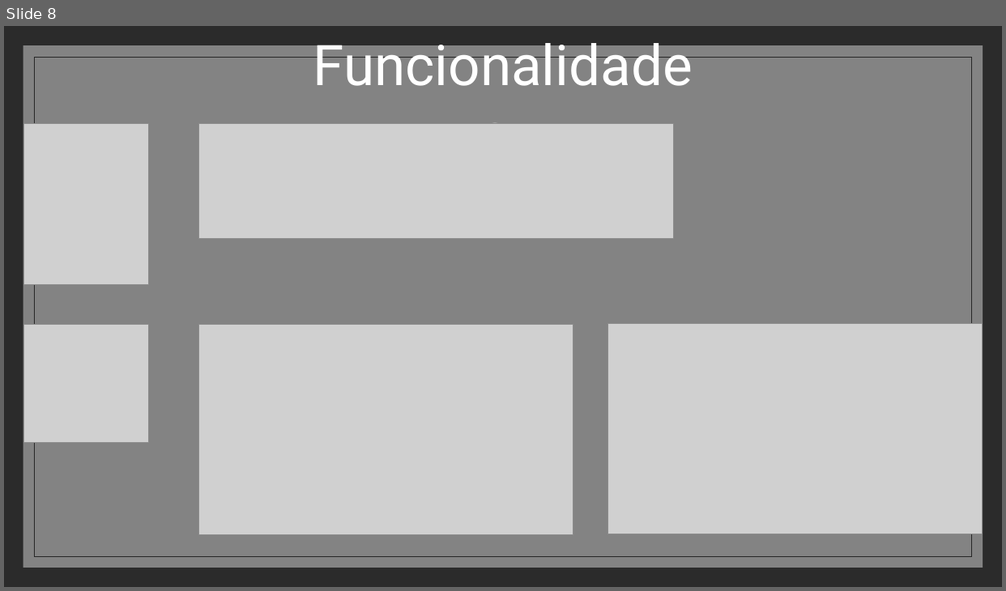
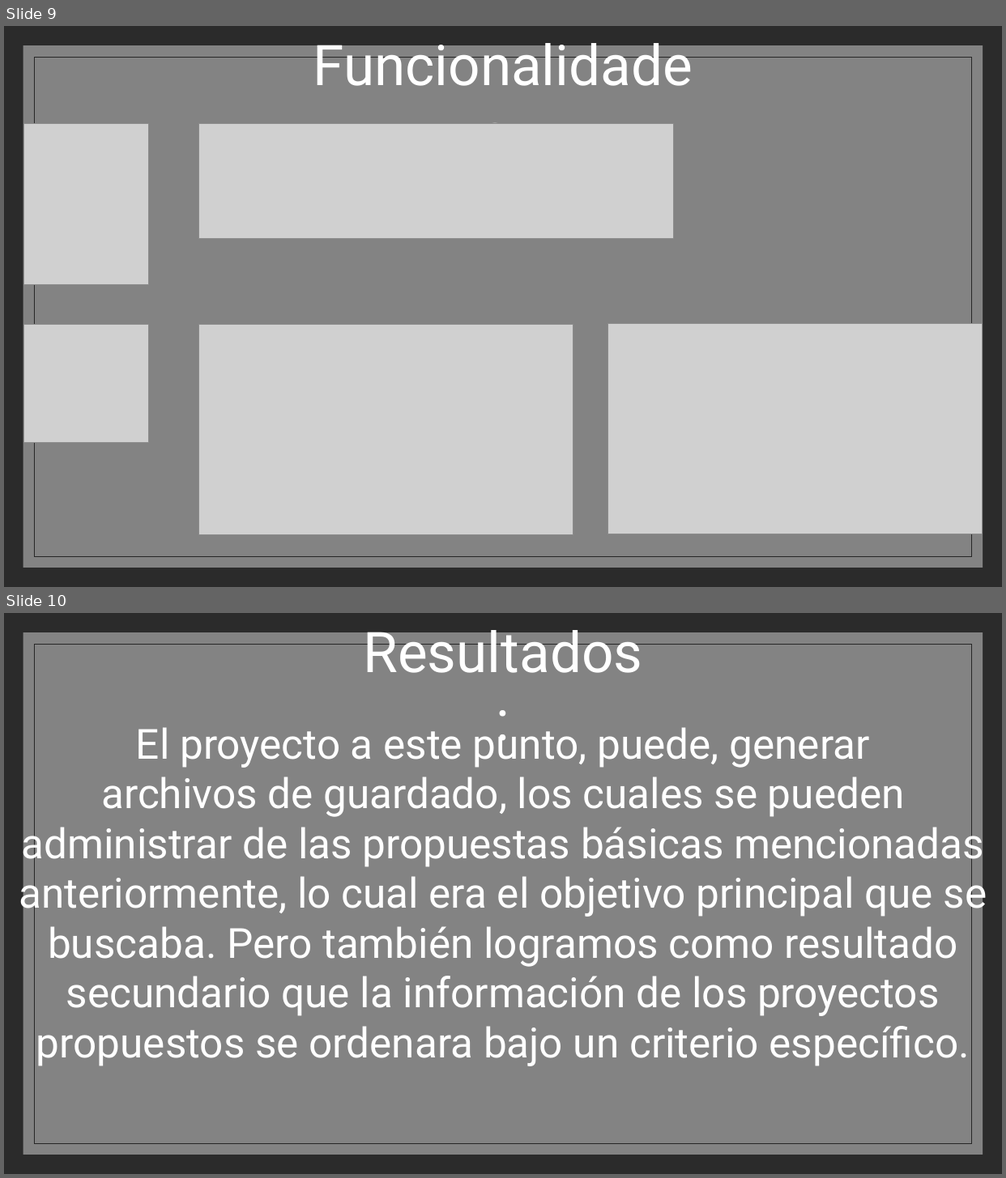
Before and after one commit to SIRVALICIO/TrabajoDeProgramacion, a slide deck: ptimera wpf/Proyecto de semestre.pptx. Shown one above the other, each under a label of ours: slide 8 before the commit, slides 9 and 10 after it. The pictures are 1006x591 and 1006x1178 pixels, drawn with LibreOffice and Linux fonts; fonts in the diff are those of the drawing; grey boxes stand for pictures; background and template pictures are left out; a plain dark background stands for a picture behind light text. Boxes give left, top, right and bottom in pixels: in the first picture for what was removed or moved away, otherwise in the second. Text is boxed around its words. In the diff, an @@ line names an element or a change of style, - is before the commit and + after.

```diff
--- a/ptimera wpf/Proyecto de semestre.pptx
+++ b/ptimera wpf/Proyecto de semestre.pptx
@@ slide 10 added at (4,613,1002,1174), background picture (left out); not listed: 3 template elements that a slide beside it also shows @@
@@ text added at (364,621,643,673), 54 pt, text #FFFFFF @@
+Resultados:
@@ text added at (19,727,987,1067), 40 pt, text #FFFFFF @@
+El proyecto a este punto, puede, generar
+archivos de guardado, los cuales se pueden administrar de las propuestas básicas mencionadas anteriormente, lo cual era el objetivo principal que se buscaba. Pero también logramos como resultado secundario que la información de los proyectos propuestos se ordenara bajo un criterio específico.
@@ what was slide 8 is now slide 9 @@
```
Also in this commit, not shown: 5 slides changed, 1 other slide added, 1 slide removed.
